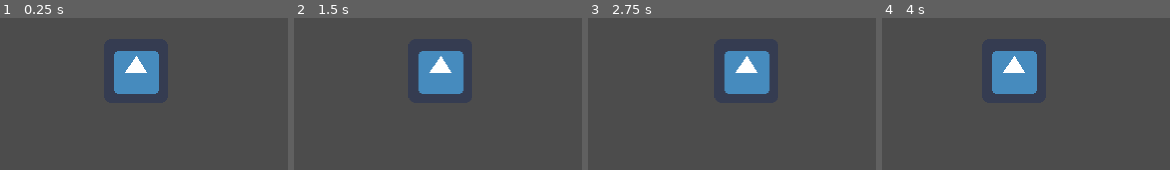
Above: before the commit, frames 1-4 (left to right).
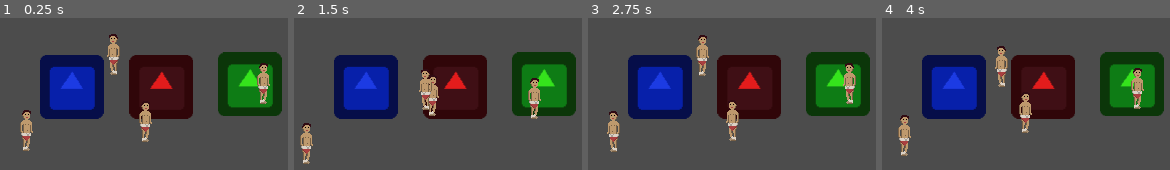
Above: after the commit, the same moments.

Repository: JohnMeadow1/RisingSun
Game: Godot game, scene res://main.tscn
Two runs of this game, one before a commit and one after it. Both use one fixed random seed, a clock stepped at 60 frames per second and the inputs below. The engine's default icon, where the game draws it, is replaced by a stand-in: a white triangle on a blue panel in a dark square.
Inputs:
- Up to frame 1 (0.25 s): no input
- Up to frame 2 (1.5 s): no input
- Up to frame 3 (2.75 s): no input
- Up to frame 4 (4 s): no input

The runs differ from the first frame. In frame 1, 31% of the frame differs, in the area x 6-98%, y 10-88%; in frame 2, 29%; in frame 3, 30%; in frame 4, 31%.

Commit message:
Update main and NPC

Diff:
--- a/source/main.gd
+++ b/source/main.gd
@@ -9,9 +9,10 @@
 	pass
 
 func _process(delta):
-	timer += delta *2 * timer_change
-	if timer > 1 or timer < -1:
-		timer = clamp( timer, -1, 1 )
-		timer_change = -timer_change
-
-	$Sprite.position.x += timer
+#	timer += delta *2 * timer_change
+#	if timer > 1 or timer < -1:
+#		timer = clamp( timer, -1, 1 )
+#		timer_change = -timer_change
+#
+#	$Sprite.position.x += timer
+	pass
--- a/source/main.tscn
+++ b/source/main.tscn
@@ -1,15 +1,40 @@
-[gd_scene load_steps=3 format=2]
+[gd_scene load_steps=4 format=2]
 
 [ext_resource path="res://main.gd" type="Script" id=1]
-[ext_resource path="res://icon.png" type="Texture" id=2]
-
-
+[ext_resource path="res://scenes/players/player1.tscn" type="PackedScene" id=2]
+[ext_resource path="res://scenes/no_player.tscn" type="PackedScene" id=3]
 
 [node name="main" type="Node" index="0"]
 
 script = ExtResource( 1 )
 
-[node name="Sprite" type="Sprite" parent="." index="0"]
+[node name="player1" parent="." index="0" instance=ExtResource( 2 )]
 
-position = Vector2( 356, 270 )
-texture = ExtResource( 2 )
+modulate = Color( 0.111328, 0.233093, 0.890625, 1 )
+position = Vector2( 295.752, 285.842 )
+_sections_unfolded = [ "Material", "Transform", "Visibility" ]
+PLAYER_NUM = 1
+
+[node name="player2" parent="." index="1" instance=ExtResource( 2 )]
+
+modulate = Color( 0.20874, 0.890625, 0.111328, 1 )
+position = Vector2( 473.774, 283.387 )
+_sections_unfolded = [ "Material", "Transform", "Visibility" ]
+PLAYER_NUM = 2
+
+[node name="player3" parent="." index="2" instance=ExtResource( 2 )]
+
+modulate = Color( 0.890625, 0.111328, 0.111328, 1 )
+position = Vector2( 385.377, 285.842 )
+_sections_unfolded = [ "Material", "Transform", "Visibility" ]
+PLAYER_NUM = 3
+
+[node name="items" type="Node" parent="." index="3"]
+
+[node name="npc" parent="items" index="0" instance=ExtResource( 3 )]
+
+[node name="npc2" parent="items" index="1" instance=ExtResource( 3 )]
+
+[node name="npc3" parent="items" index="2" instance=ExtResource( 3 )]
+
+[node name="npc4" parent="items" index="3" instance=ExtResource( 3 )]
--- a/source/project.godot
+++ b/source/project.godot
@@ -18,6 +18,63 @@
 
 window/size/width=800
 
+[input]
+
+move_up_p1=[ Object(InputEventJoypadMotion,"resource_local_to_scene":false,"resource_name":"","device":0,"axis":1,"axis_value":-1.0,"script":null)
+, Object(InputEventKey,"resource_local_to_scene":false,"resource_name":"","device":0,"alt":false,"shift":false,"control":false,"meta":false,"command":false,"pressed":false,"scancode":87,"unicode":0,"echo":false,"script":null)
+ ]
+move_down_p1=[ Object(InputEventJoypadMotion,"resource_local_to_scene":false,"resource_name":"","device":0,"axis":1,"axis_value":1.0,"script":null)
+, Object(InputEventKey,"resource_local_to_scene":false,"resource_name":"","device":0,"alt":false,"shift":false,"control":false,"meta":false,"command":false,"pressed":false,"scancode":83,"unicode":0,"echo":false,"script":null)
+ ]
+move_left_p1=[ Object(InputEventJoypadMotion,"resource_local_to_scene":false,"resource_name":"","device":0,"axis":0,"axis_value":-1.0,"script":null)
+, Object(InputEventKey,"resource_local_to_scene":false,"resource_name":"","device":0,"alt":false,"shift":false,"control":false,"meta":false,"command":false,"pressed":false,"scancode":65,"unicode":0,"echo":false,"script":null)
+ ]
+move_right_p1=[ Object(InputEventJoypadMotion,"resource_local_to_scene":false,"resource_name":"","device":0,"axis":0,"axis_value":1.0,"script":null)
+, Object(InputEventKey,"resource_local_to_scene":false,"resource_name":"","device":0,"alt":false,"shift":false,"control":false,"meta":false,"command":false,"pressed":false,"scancode":68,"unicode":0,"echo":false,"script":null)
+ ]
+move_up_p2=[ Object(InputEventJoypadMotion,"resource_local_to_scene":false,"resource_name":"","device":1,"axis":1,"axis_value":-1.0,"script":null)
+, Object(InputEventKey,"resource_local_to_scene":false,"resource_name":"","device":0,"alt":false,"shift":false,"control":false,"meta":false,"command":false,"pressed":false,"scancode":73,"unicode":0,"echo":false,"script":null)
+ ]
+move_down_p2=[ Object(InputEventJoypadMotion,"resource_local_to_scene":false,"resource_name":"","device":1,"axis":1,"axis_value":1.0,"script":null)
+, Object(InputEventKey,"resource_local_to_scene":false,"resource_name":"","device":0,"alt":false,"shift":false,"control":false,"meta":false,"command":false,"pressed":false,"scancode":75,"unicode":0,"echo":false,"script":null)
+ ]
+move_right_p2=[ Object(InputEventJoypadMotion,"resource_local_to_scene":false,"resource_name":"","device":1,"axis":0,"axis_value":1.0,"script":null)
+, Object(InputEventKey,"resource_local_to_scene":false,"resource_name":"","device":0,"alt":false,"shift":false,"control":false,"meta":false,"command":false,"pressed":false,"scancode":76,"unicode":0,"echo":false,"script":null)
+ ]
+move_left_p2=[ Object(InputEventJoypadMotion,"resource_local_to_scene":false,"resource_name":"","device":1,"axis":0,"axis_value":-1.0,"script":null)
+, Object(InputEventKey,"resource_local_to_scene":false,"resource_name":"","device":0,"alt":false,"shift":false,"control":false,"meta":false,"command":false,"pressed":false,"scancode":74,"unicode":0,"echo":false,"script":null)
+ ]
+move_up_p3=[ Object(InputEventJoypadMotion,"resource_local_to_scene":false,"resource_name":"","device":2,"axis":1,"axis_value":-1.0,"script":null)
+, Object(InputEventKey,"resource_local_to_scene":false,"resource_name":"","device":0,"alt":false,"shift":false,"control":false,"meta":false,"command":false,"pressed":false,"scancode":16777232,"unicode":0,"echo":false,"script":null)
+ ]
+move_down_p3=[ Object(InputEventJoypadMotion,"resource_local_to_scene":false,"resource_name":"","device":2,"axis":1,"axis_value":1.0,"script":null)
+, Object(InputEventKey,"resource_local_to_scene":false,"resource_name":"","device":0,"alt":false,"shift":false,"control":false,"meta":false,"command":false,"pressed":false,"scancode":16777234,"unicode":0,"echo":false,"script":null)
+ ]
+move_right_p3=[ Object(InputEventJoypadMotion,"resource_local_to_scene":false,"resource_name":"","device":2,"axis":0,"axis_value":1.0,"script":null)
+, Object(InputEventKey,"resource_local_to_scene":false,"resource_name":"","device":0,"alt":false,"shift":false,"control":false,"meta":false,"command":false,"pressed":false,"scancode":16777233,"unicode":0,"echo":false,"script":null)
+ ]
+move_left_p3=[ Object(InputEventJoypadMotion,"resource_local_to_scene":false,"resource_name":"","device":2,"axis":0,"axis_value":-1.0,"script":null)
+, Object(InputEventKey,"resource_local_to_scene":false,"resource_name":"","device":0,"alt":false,"shift":false,"control":false,"meta":false,"command":false,"pressed":false,"scancode":16777231,"unicode":0,"echo":false,"script":null)
+ ]
+use_p1=[ Object(InputEventKey,"resource_local_to_scene":false,"resource_name":"","device":0,"alt":false,"shift":false,"control":false,"meta":false,"command":false,"pressed":false,"scancode":69,"unicode":0,"echo":false,"script":null)
+, Object(InputEventJoypadButton,"resource_local_to_scene":false,"resource_name":"","device":0,"button_index":0,"pressure":0.0,"pressed":false,"script":null)
+ ]
+use_p2=[ Object(InputEventKey,"resource_local_to_scene":false,"resource_name":"","device":0,"alt":false,"shift":false,"control":false,"meta":false,"command":false,"pressed":false,"scancode":79,"unicode":0,"echo":false,"script":null)
+, Object(InputEventJoypadButton,"resource_local_to_scene":false,"resource_name":"","device":1,"button_index":0,"pressure":0.0,"pressed":false,"script":null)
+ ]
+use_p3=[ Object(InputEventKey,"resource_local_to_scene":false,"resource_name":"","device":0,"alt":false,"shift":false,"control":false,"meta":false,"command":false,"pressed":false,"scancode":32,"unicode":0,"echo":false,"script":null)
+, Object(InputEventJoypadButton,"resource_local_to_scene":false,"resource_name":"","device":2,"button_index":0,"pressure":0.0,"pressed":false,"script":null)
+ ]
+alt_p1=[ Object(InputEventKey,"resource_local_to_scene":false,"resource_name":"","device":0,"alt":false,"shift":false,"control":false,"meta":false,"command":false,"pressed":false,"scancode":81,"unicode":0,"echo":false,"script":null)
+, Object(InputEventJoypadButton,"resource_local_to_scene":false,"resource_name":"","device":0,"button_index":1,"pressure":0.0,"pressed":false,"script":null)
+ ]
+alt_p2=[ Object(InputEventKey,"resource_local_to_scene":false,"resource_name":"","device":0,"alt":false,"shift":false,"control":false,"meta":false,"command":false,"pressed":false,"scancode":85,"unicode":0,"echo":false,"script":null)
+, Object(InputEventJoypadButton,"resource_local_to_scene":false,"resource_name":"","device":1,"button_index":1,"pressure":0.0,"pressed":false,"script":null)
+ ]
+alt_p3=[ Object(InputEventKey,"resource_local_to_scene":false,"resource_name":"","device":0,"alt":false,"shift":false,"control":false,"meta":false,"command":false,"pressed":false,"scancode":16777240,"unicode":0,"echo":false,"script":null)
+, Object(InputEventJoypadButton,"resource_local_to_scene":false,"resource_name":"","device":2,"button_index":1,"pressure":0.0,"pressed":false,"script":null)
+ ]
+
 [rendering]
 
 environment/default_environment="res://default_env.tres"
--- a/source/scenes/no_player.tscn
+++ b/source/scenes/no_player.tscn
@@ -1,6 +1,7 @@
-[gd_scene load_steps=4 format=2]
+[gd_scene load_steps=5 format=2]
 
-[ext_resource path="res://images/npc.png" type="Texture" id=1]
+[ext_resource path="res://scripts/npc.gd" type="Script" id=1]
+[ext_resource path="res://images/npc.png" type="Texture" id=2]
 
 [sub_resource type="Animation" id=1]
 
@@ -40,11 +41,14 @@
 "values": [ 2, 3, 4, 1 ]
 }
 
-[node name="npc" type="Node2D" index="0"]
+[node name="npc" type="Node2D"]
+
+script = ExtResource( 1 )
+_sections_unfolded = [ "Material", "Transform", "Visibility" ]
 
 [node name="Sprite" type="Sprite" parent="." index="0"]
 
-texture = ExtResource( 1 )
+texture = ExtResource( 2 )
 hframes = 5
 frame = 4
 _sections_unfolded = [ "Animation", "Offset", "Visibility" ]
--- a/source/scripts/npc.gd
+++ b/source/scripts/npc.gd
@@ -4,10 +4,9 @@
 var  timer_change = 1
 
 var speed = 0
-
 var dir = Vector2()
-
 var orient = 0
+var dragged = false
 
 func _ready():
 
@@ -18,7 +17,7 @@
 
 	speed = rand_range(0.3, 1.0)
 
-	orient = rand_range(0,2*PI)
+	orient = rand_range(0, 2 * PI)
 
 	dir = Vector2(sin(orient), cos(orient))
 
